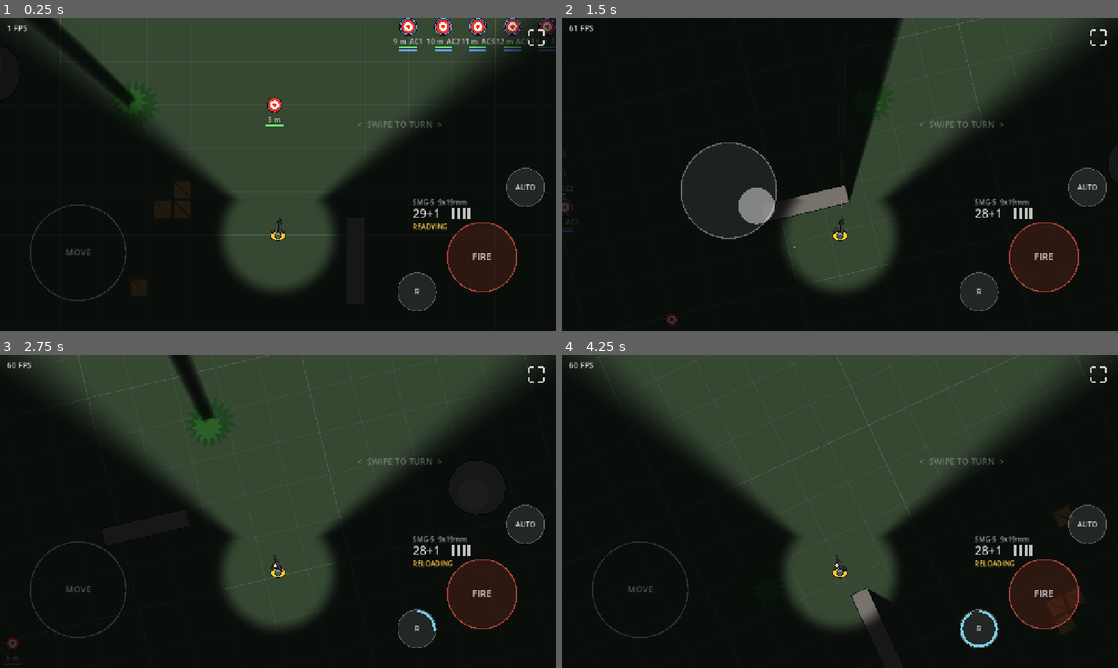
Above: before the commit, frames 1-4 (two rows, left to right).
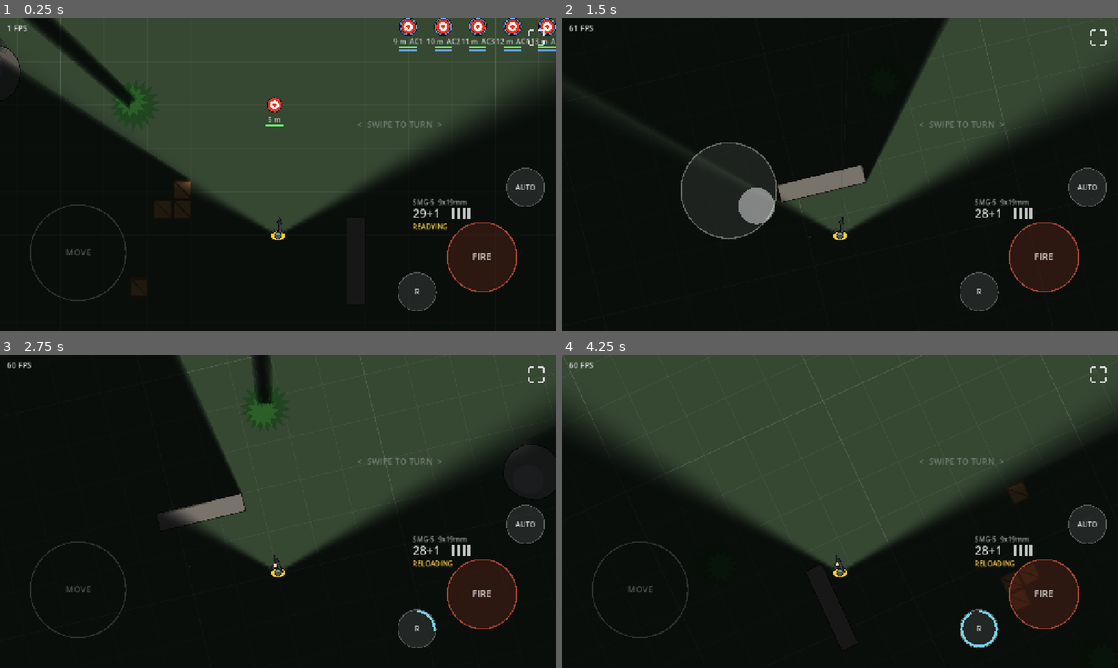
Above: after the commit, the same moments.

Repository: jklrjklr/zhukov
Game: Godot game, scene res://scenes/main.tscn
The game is run twice, just before and just after one commit, with the same random seed, the same clock (stepped at 60 frames per second) and the same inputs.
Inputs (mouse positions are in pixels of both pictures, inside the frame that each line leads up to):
- Up to frame 1 (0.25 s): no input
- Up to frame 2 (1.5 s): tap Enter at 0.5 s; move the mouse to (962, 158) at 0.52 s; hold D 0.53-1.25 s; hold E 0.53-1.25 s; click (962, 158) at 0.67 s; tap Space at 0.77 s; drag from (728, 190) to (812, 237) at 1.27 s
- Up to frame 3 (2.75 s): move the mouse to (333, 442) at 2.02 s; hold D from 2.03 s (still down); tap R at 2.1 s
- Up to frame 4 (4.25 s): release D at 2.75 s; drag from (812, 574) to (673, 464) at 2.77 s; move the mouse to (1006, 558) at 3.52 s; hold A from 3.53 s (still down); hold E from 3.53 s (still down); tap Space at 3.77 s

The runs differ from the first frame. In frame 1, 15% of the frame differs, in the area x 0-100%, y 0-88%; in frame 2, 14%; in frame 3, 21%, in the area x 0-100%, y 0-99%; in frame 4, 16%.

Commit message:
Directional move speed, walk weapon sway, 120 deg sight cone, concealment
- Move speed: forward 100%, strafe 60%, back 70% (blended by direction)
- Walking swings the weapon (and its shots) left/right around the grip;
  amplitude from ergonomics (6 deg at 0 to 2 deg at 100); camera unaffected
- Sight cone 120 deg with apex on the head; all-round circle removed;
  player body has its own light so it stays visible
- 'concealable' nodes (dummies, later enemies) fade out when not in sight
  (cone + range + line of sight) and fade back in faintly when within 7 m

Co-Authored-By: Claude Opus 5.5 <noreply@anthropic.com>
Claude-Session: https://claude.ai/code/session_01CuvFDQ8S82ziWJ7Azt1Yc4

Diff:
--- a/scripts/player.gd
+++ b/scripts/player.gd
@@ -17,6 +17,10 @@
 const BOOT := Color(0.22, 0.2, 0.18)
 const OUTLINE := Color(0.08, 0.08, 0.08)
 const STRIDE := 34.0 # px travelled per full step cycle
+## Speed multipliers by direction (relative to facing).
+const FORWARD_SPEED := 1.0
+const STRAFE_SPEED := 0.6
+const BACK_SPEED := 0.7
 
 var _walk_phase := 0.0 # radians, advances with distance moved
 var _walk_amount := 0.0 # 0 idle .. 1 full stride, eased
@@ -34,7 +38,8 @@
 	var kb := _keyboard_move()
 	if kb != Vector2.ZERO:
 		input = kb
-	velocity = input.limit_length(1.0).rotated(rotation) * move_speed * weapon.stats.move_multiplier()
+	input = input.limit_length(1.0)
+	velocity = input.rotated(rotation) * move_speed * _direction_multiplier(input) * weapon.stats.move_multiplier()
 	move_and_slide()
 	_animate(delta)
 
@@ -48,6 +53,15 @@
 	rotation = wrapf(rotation + radians, -PI, PI)
 
 
+## Blend forward/strafe/back multipliers by direction (squared components sum to 1).
+func _direction_multiplier(input: Vector2) -> float:
+	if input == Vector2.ZERO:
+		return 1.0
+	var d := input.normalized()
+	var fb := FORWARD_SPEED if d.y < 0.0 else BACK_SPEED
+	return d.x * d.x * STRAFE_SPEED + d.y * d.y * fb
+
+
 func _keyboard_move() -> Vector2:
 	var v := Vector2(
 		float(Input.is_physical_key_pressed(KEY_D)) - float(Input.is_physical_key_pressed(KEY_A)),
@@ -59,6 +73,8 @@
 	var speed := get_real_velocity().length()
 	_walk_phase = fmod(_walk_phase + speed * delta / STRIDE * TAU, TAU)
 	_walk_amount = move_toward(_walk_amount, clampf(speed / move_speed, 0.0, 1.0), delta * 6.0)
+	# Walking swings the weapon left/right (aim only, camera stays).
+	weapon.sway = sin(_walk_phase) * _walk_amount
 	queue_redraw()
 
 
--- a/scripts/target_dummy.gd
+++ b/scripts/target_dummy.gd
@@ -16,6 +16,7 @@
 func _ready() -> void:
 	hp = max_hp
 	armor = max_armor if armor_class > 0 else 0.0
+	add_to_group("concealable")
 	var col := CollisionShape2D.new()
 	var shape := CircleShape2D.new()
 	shape.radius = 16.0
--- a/scripts/vision.gd
+++ b/scripts/vision.gd
@@ -1,17 +1,24 @@
 class_name Vision
 extends PointLight2D
-## Player sight: a cone-shaped light (plus a small all-round awareness circle) with
-## shadows. Everything outside the cone or behind LightOccluder2Ds stays dark
-## (CanvasModulate in main scene). Child of Player, so it rotates with the aim.
+## Player sight: a cone-shaped light with its apex on the head, casting shadows from
+## LightOccluder2Ds. Everything outside it stays dark (CanvasModulate in main scene).
+## Nodes in group "concealable" (enemies, dummies) fade out when not in sight; close
+## ones stay faintly visible ("you sense them"). Child of Player, rotates with it.
 
 const TEX_SIZE := 384
+const PX := Firearm.PX_PER_M
+## Light mask bit used only for the player's own body light.
+const SELF_MASK := 2
 
 ## Full sight angle in degrees.
-@export var fov_degrees := 100.0
+@export var fov_degrees := 120.0
 ## m, how far the cone reaches.
 @export var view_distance := 24.0
-## m, all-round awareness radius (hear/feel what is right behind you).
-@export var peripheral := 2.5
+## m, unseen concealables start fading in at this distance...
+@export var sense_start := 7.0
+## m, ...and reach sense_alpha here.
+@export var sense_full := 3.0
+@export_range(0.0, 1.0) var sense_alpha := 0.55
 
 
 func _ready() -> void:
@@ -20,7 +27,9 @@
 	shadow_filter_smooth = 1.5
 	energy = 0.85
 	texture = _build_texture()
-	texture_scale = view_distance * Firearm.PX_PER_M / (TEX_SIZE / 2.0)
+	texture_scale = view_distance * PX / (TEX_SIZE / 2.0)
+	range_item_cull_mask = 1
+	_setup_self_light()
 
 
 ## Occluder for props: only edges facing away from the light cast, so the prop's
@@ -34,10 +43,55 @@
 	return occ
 
 
+func _physics_process(delta: float) -> void:
+	var player := get_parent() as CollisionObject2D
+	var space := get_world_2d().direct_space_state
+	var forward := Vector2.UP.rotated(global_rotation)
+	var half_fov := deg_to_rad(fov_degrees / 2.0)
+	for n in get_tree().get_nodes_in_group("concealable"):
+		var item := n as CanvasItem
+		var to: Vector2 = item.global_position - global_position
+		var meters := to.length() / PX
+		var target := 0.0
+		if meters <= view_distance and absf(forward.angle_to(to)) <= half_fov:
+			var q := PhysicsRayQueryParameters2D.create(global_position, item.global_position)
+			q.exclude = [player.get_rid(), (n as CollisionObject2D).get_rid()]
+			if space.intersect_ray(q).is_empty():
+				target = 1.0
+		if target < 1.0:
+			target = (1.0 - smoothstep(sense_full, sense_start, meters)) * sense_alpha
+		item.modulate.a = move_toward(item.modulate.a, target, delta * 5.0)
+
+
+## The cone apex is on the head, so the body would sit in the dark: give the player
+## its own small light that only affects the player (light mask bit 2).
+func _setup_self_light() -> void:
+	var player := get_parent() as CanvasItem
+	for ci in [player] + player.get_children():
+		if ci is CanvasItem:
+			ci.light_mask = SELF_MASK
+	var grad := GradientTexture2D.new()
+	grad.fill = GradientTexture2D.FILL_RADIAL
+	grad.fill_from = Vector2(0.5, 0.5)
+	grad.fill_to = Vector2(1.0, 0.5)
+	grad.width = 64
+	grad.height = 64
+	var g := Gradient.new()
+	g.set_color(0, Color(1, 1, 1, 1))
+	g.set_color(1, Color(1, 1, 1, 0))
+	g.add_point(0.7, Color(1, 1, 1, 1))
+	grad.gradient = g
+	var self_light := PointLight2D.new()
+	self_light.texture = grad
+	self_light.texture_scale = 1.6
+	self_light.energy = 0.85
+	self_light.range_item_cull_mask = SELF_MASK
+	add_child(self_light)
+
+
 func _build_texture() -> ImageTexture:
 	var half_fov := deg_to_rad(fov_degrees / 2.0)
 	var edge := deg_to_rad(6.0)
-	var near := peripheral / view_distance
 	var c := TEX_SIZE / 2.0
 	var data := PackedByteArray()
 	data.resize(TEX_SIZE * TEX_SIZE * 2)
@@ -49,9 +103,7 @@
 			var ang := absf(Vector2.UP.angle_to(d))
 			var cone := 1.0 - smoothstep(half_fov - edge, half_fov + edge, ang)
 			var fade := 1.0 - smoothstep(0.75, 1.0, r)
-			var around := 1.0 - smoothstep(near * 0.7, near, r)
-			var v := maxf(cone * fade, around)
 			data[i] = 255
-			data[i + 1] = int(v * 255.0)
+			data[i + 1] = int(cone * fade * 255.0)
 			i += 2
 	return ImageTexture.create_from_image(Image.create_from_data(TEX_SIZE, TEX_SIZE, false, Image.FORMAT_LA8, data))
--- a/scripts/weapons/firearm.gd
+++ b/scripts/weapons/firearm.gd
@@ -30,6 +30,8 @@
 var recoil_stack := 0.0
 ## >0 shows "EMPTY" after a dry trigger pull.
 var dry_flash := 0.0
+## -1..1 walk swing, set by Player. Rotates the weapon (and its shots) around the grip.
+var sway := 0.0
 
 var _state_left := 0.0
 var _state_total := 1.0
@@ -135,6 +137,7 @@
 	_kick = move_toward(_kick, 0.0, delta * 40.0)
 	var reloading := state == State.RELOADING or state == State.CLEARING
 	_tilt = move_toward(_tilt, -0.45 if reloading else 0.0, delta * 4.0)
+	rotation = deg_to_rad(stats.move_sway_deg()) * sway
 	_update_state(delta)
 	_update_block()
 	_update_trigger(delta)
--- a/scripts/weapons/firearm_stats.gd
+++ b/scripts/weapons/firearm_stats.gd
@@ -67,7 +67,7 @@
 @export var recoil_spread := 3.0
 
 @export_group("Handling")
-## 0..100: swap speed, recoil roll back, vertical recovery, turn speed.
+## 0..100: swap speed, recoil roll back, vertical recovery, turn speed, walk sway.
 @export_range(0.0, 100.0) var ergonomics := 50.0
 ## kg, slows movement.
 @export var weight := 3.0
@@ -102,6 +102,11 @@
 	return lerpf(3.0, 12.0, ergo())
 
 
+## Peak weapon swing (degrees) while walking at full speed.
+func move_sway_deg() -> float:
+	return lerpf(6.0, 2.0, ergo())
+
+
 func turn_multiplier() -> float:
 	return lerpf(0.65, 1.0, ergo())
 
